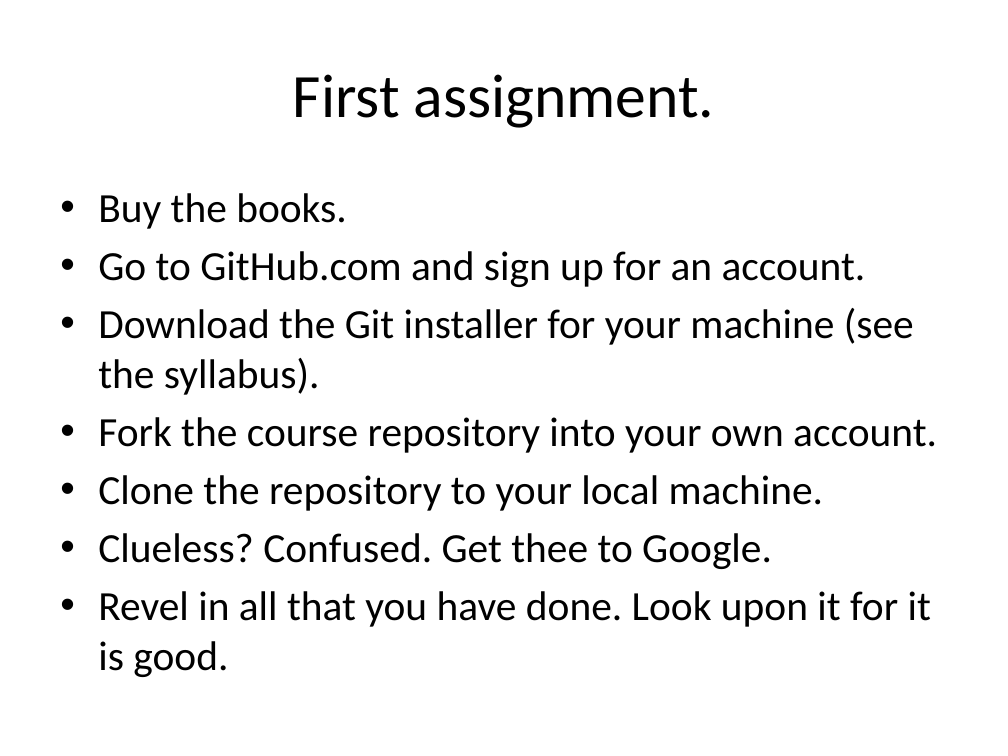
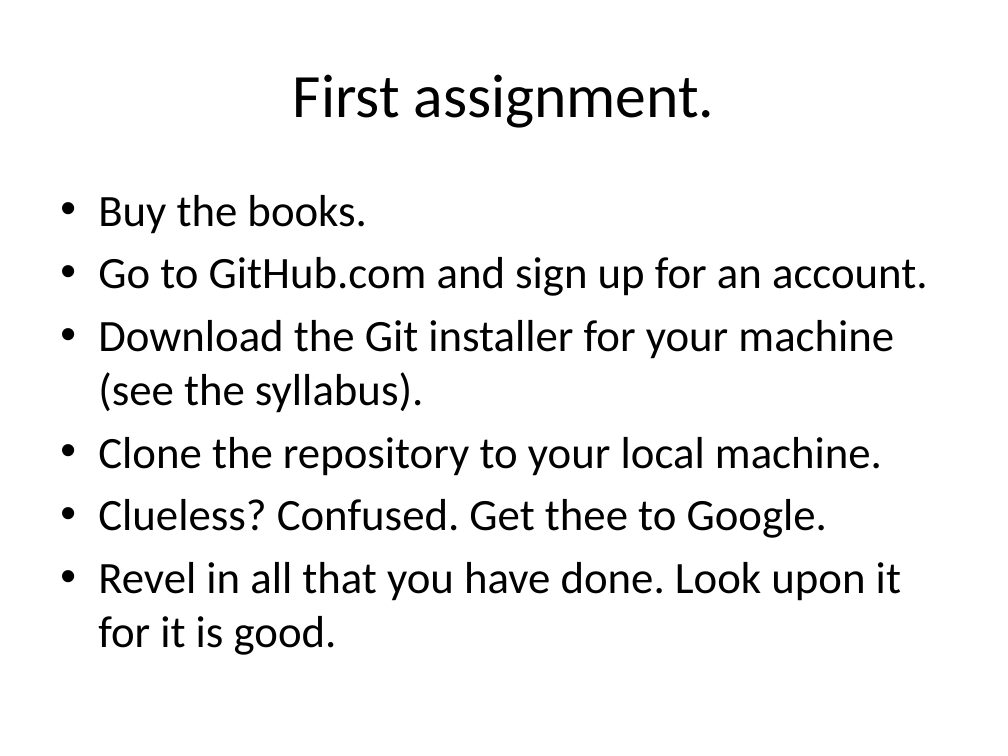
Before and after one commit to mattwaite/JOUR491-Data-Visualization, a slide deck: slide 9 of Lectures/Class1_Introductions.pptx (slide 8 before the commit). Drawn at 1008x756 pixels with LibreOffice and Linux fonts; fonts in the diff are those of the drawing. Boxes give left, top, right and bottom in pixels: in the first picture for what was removed or moved away, otherwise in the second. Text is boxed around its words. In the diff, an @@ line names an element or a change of style, - is before the commit and + after.

```diff
--- a/Lectures/Class1_Introductions.pptx
+++ b/Lectures/Class1_Introductions.pptx
@@ text "Buy the books." at (x1=98, y1=195, x2=928, y2=655): size 29.6 to 32 pt @@
@@ text at (x1=98, y1=417, x2=937, y2=453): paragraph removed @@
-• Fork the course repository into your own account.
```
Also in this commit, not shown: 2 other slides changed, 1 slide added, 3 other files.
